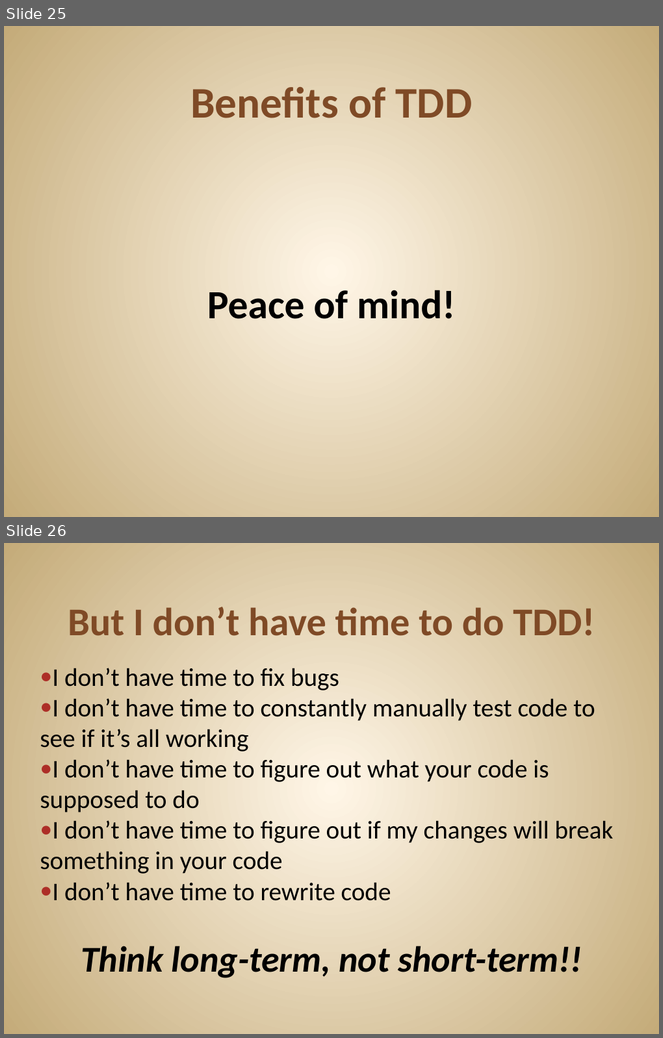
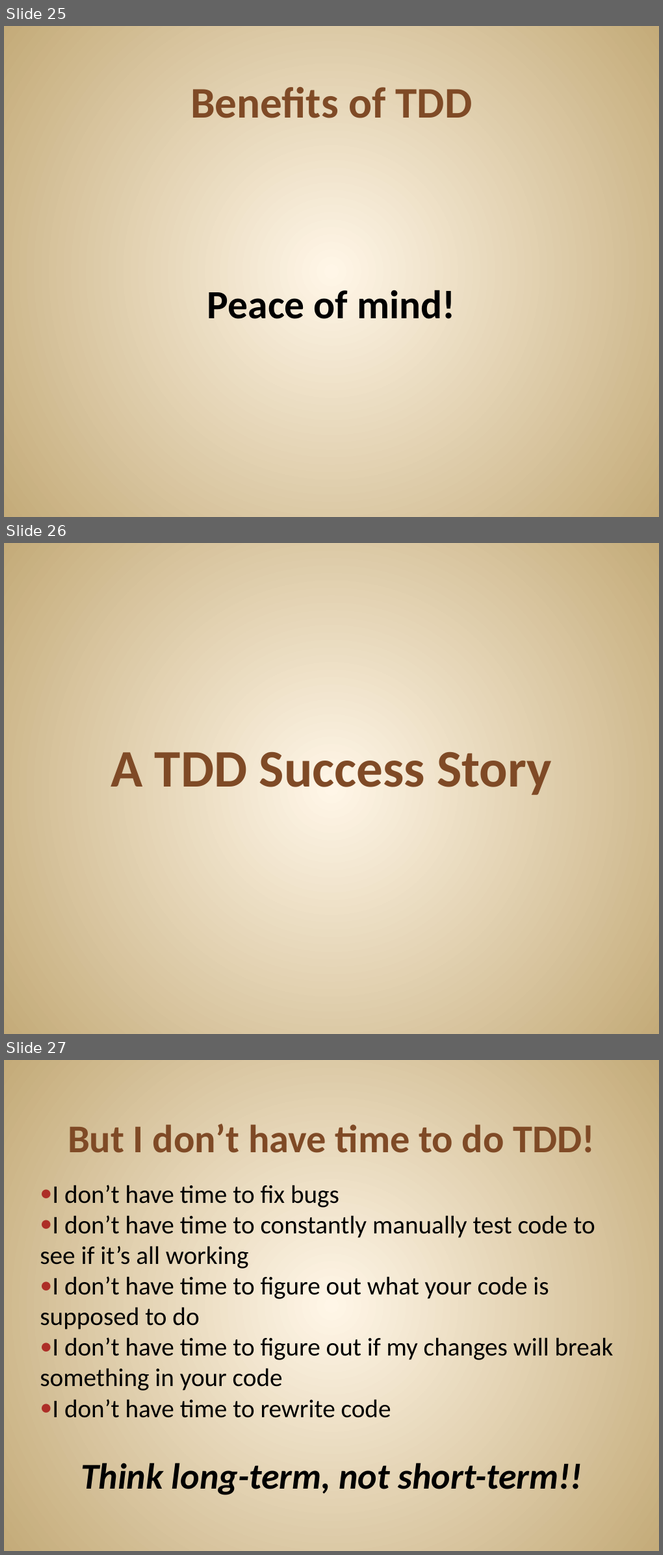
Before and after one commit to JonKruger/TDD-In-Action, a slide deck: TDD In Action.pptx. Shown one above the other, each under a label of ours: slides 25 and 26 before the commit, slides 25, 26 and 27 after it. The pictures are 663x1038 and 663x1555 pixels, drawn with LibreOffice and Linux fonts; fonts in the diff are those of the drawing. Boxes give left, top, right and bottom in pixels: in the first picture for what was removed or moved away, otherwise in the second. Text is boxed around its words. In the diff, an @@ line names an element or a change of style, - is before the commit and + after.

Commit message:
working on slides

```diff
--- a/TDD In Action.pptx
+++ b/TDD In Action.pptx
@@ slide 26 added at (x1=4, y1=543, x2=659, y2=1034), background gradient #FFF7E8 to #C4AA7A @@
@@ title added at (x1=111, y1=752, x2=552, y2=795), 58 pt, text #804B26, bold @@
+A TDD Success Story
@@ what was slide 26 is now slide 27 @@
```
